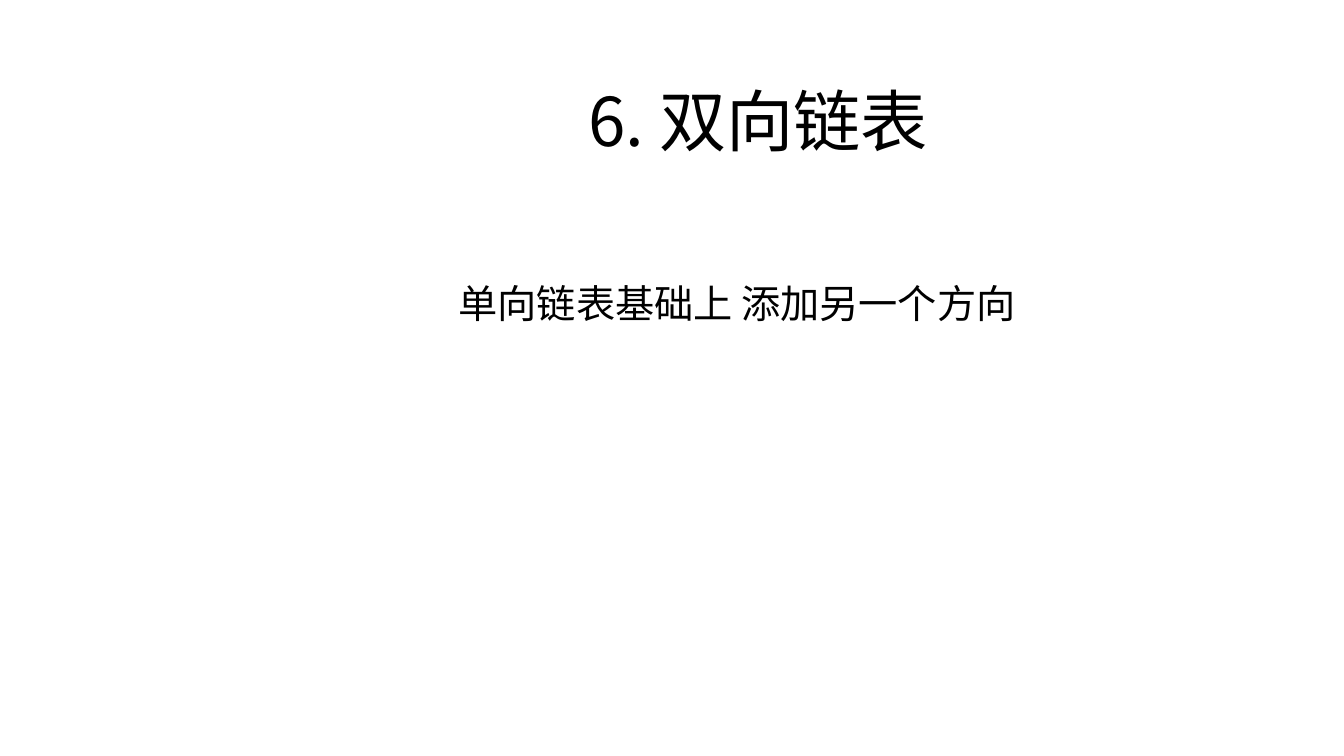
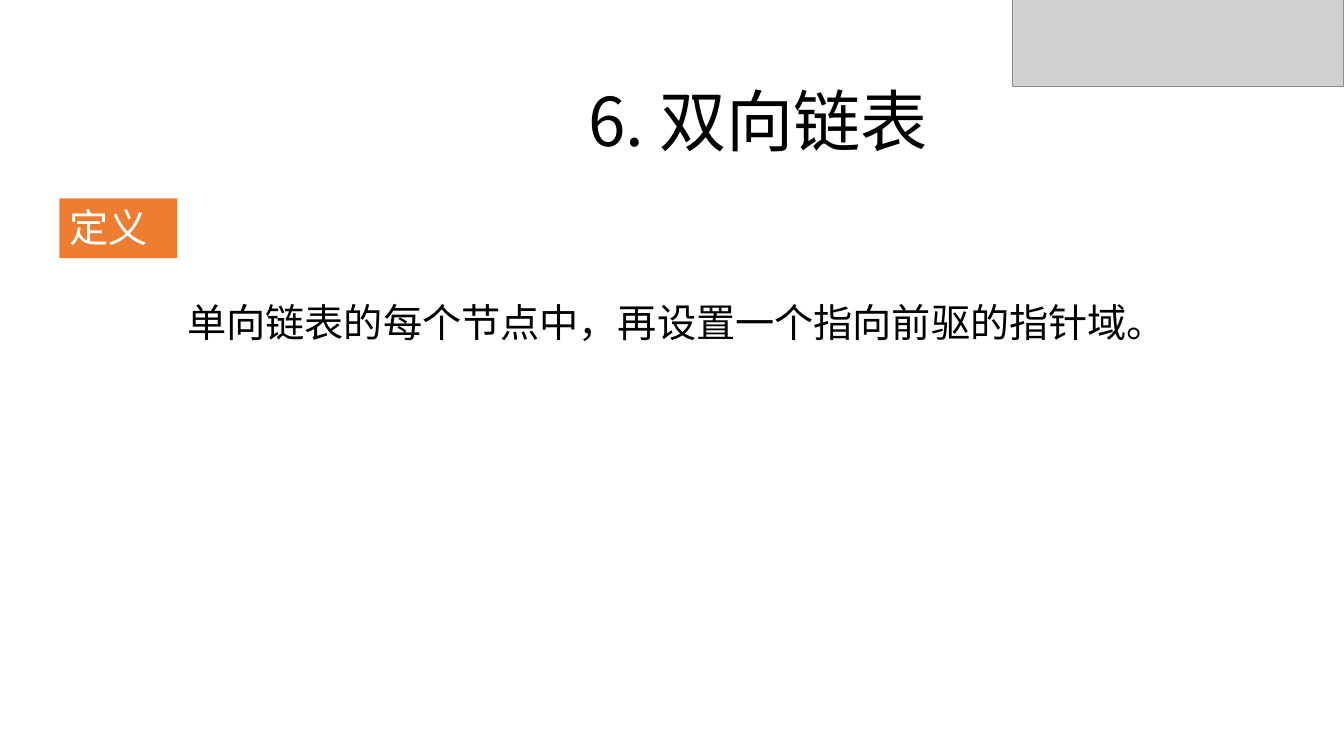
Before and after one commit to zjyesir/hmc_data_structure, a slide deck: slide 24 of 2.线性表.pptx (slide 9 before the commit). Drawn at 1344x756 pixels with LibreOffice and Linux fonts; fonts in the diff are those of the drawing; grey boxes stand for pictures; background and template pictures are left out. Boxes give left, top, right and bottom in pixels: in the first picture for what was removed or moved away, otherwise in the second. Text is boxed around its words. In the diff, an @@ line names an element or a change of style, - is before the commit and + after.

```diff
--- a/2.线性表.pptx
+++ b/2.线性表.pptx
@@ picture added at [1013, 0, 1344, 87] @@
@@ rectangle added at [59, 199, 177, 258], fill #ED7D31, 28 pt, text #FFFFFF @@
+定义
@@ text at [187, 304, 1166, 341]: text changed @@
-单向链表基础上 添加另一个方向
+单向链表的每个节点中，再设置一个指向前驱的指针域。
```
Also in this commit, not shown: 8 other slides changed, 19 slides added, 3 slides removed, 9 other files.
